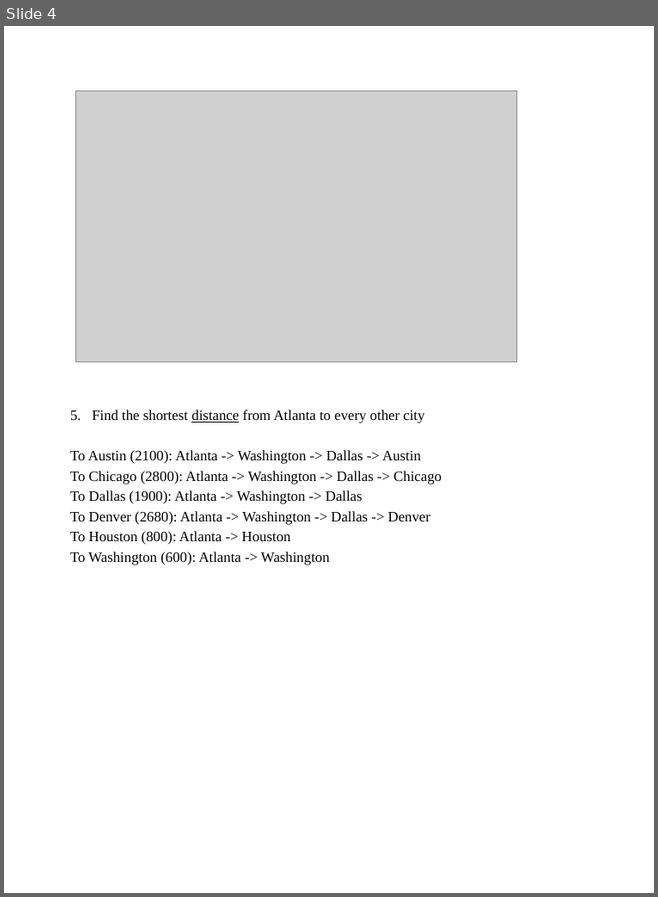
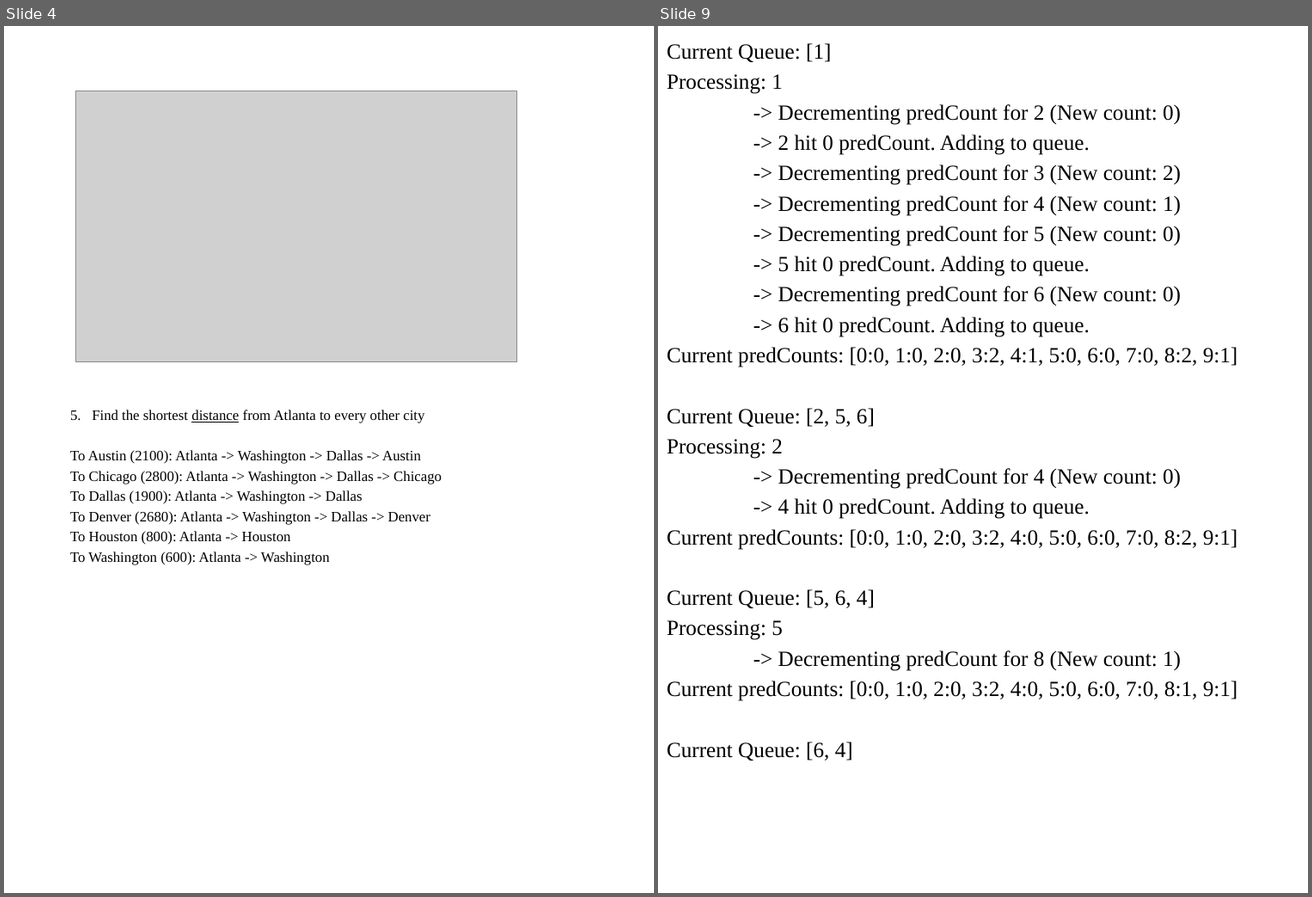
Before and after one commit to y0natan10/CMSC204-Lab7-Graph-Lab, a slide deck: AssignmentRelatedDocuments/WhatWasSubmitted/Graph Lab.pptx. Shown side by side, each under a label of ours: slide 4 before the commit, slides 4 and 9 after it; the slides between them are not shown. The pictures are 658x897 and 1312x897 pixels, drawn with LibreOffice and Linux fonts; fonts in the diff are those of the drawing; grey boxes stand for pictures. Boxes give left, top, right and bottom in pixels: in the first picture for what was removed or moved away, otherwise in the second. Text is boxed around its words. In the diff, an @@ line names an element or a change of style, - is before the commit and + after.

```diff
--- a/AssignmentRelatedDocuments/WhatWasSubmitted/Graph Lab.pptx
+++ b/AssignmentRelatedDocuments/WhatWasSubmitted/Graph Lab.pptx
@@ slide 9 added at bbox=[658, 26, 1308, 893], background #FFFFFF @@
@@ text added at bbox=[667, 43, 1238, 760], 18 pt, text #000000 @@
+Current Queue: [1]
+Processing: 1
+-> Decrementing predCount for 2 (New count: 0)
+-> 2 hit 0 predCount. Adding to queue.
+-> Decrementing predCount for 3 (New count: 2)
+-> Decrementing predCount for 4 (New count: 1)
+-> Decrementing predCount for 5 (New count: 0)
+-> 5 hit 0 predCount. Adding to queue.
+-> Decrementing predCount for 6 (New count: 0)
+-> 6 hit 0 predCount. Adding to queue.
+Current predCounts: [0:0, 1:0, 2:0, 3:2, 4:1, 5:0, 6:0, 7:0, 8:2, 9:1]
+Current Queue: [2, 5, 6]
+Processing: 2
+-> Decrementing predCount for 4 (New count: 0)
+-> 4 hit 0 predCount. Adding to queue.
+Current predCounts: [0:0, 1:0, 2:0, 3:2, 4:0, 5:0, 6:0, 7:0, 8:2, 9:1]
+Current Queue: [5, 6, 4]
+Processing: 5
+-> Decrementing predCount for 8 (New count: 1)
+Current predCounts: [0:0, 1:0, 2:0, 3:2, 4:0, 5:0, 6:0, 7:0, 8:1, 9:1]
+Current Queue: [6, 4]
```
Also in this commit, not shown: 5 slides changed, 1 other slide added, 1 other file.
